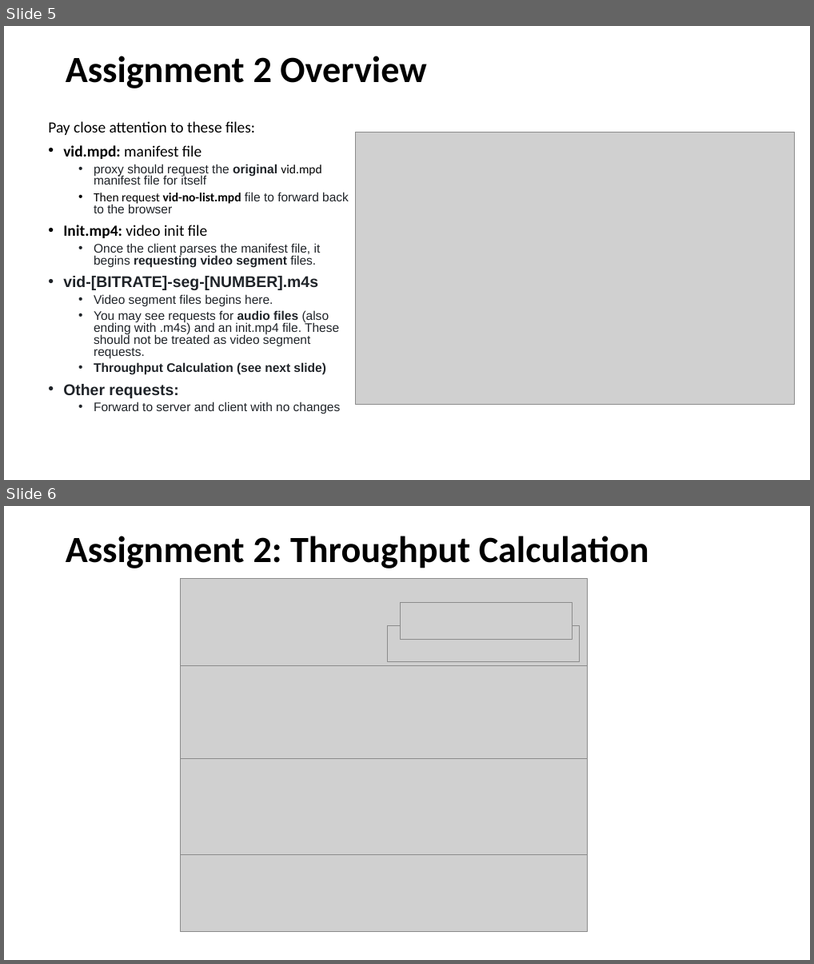
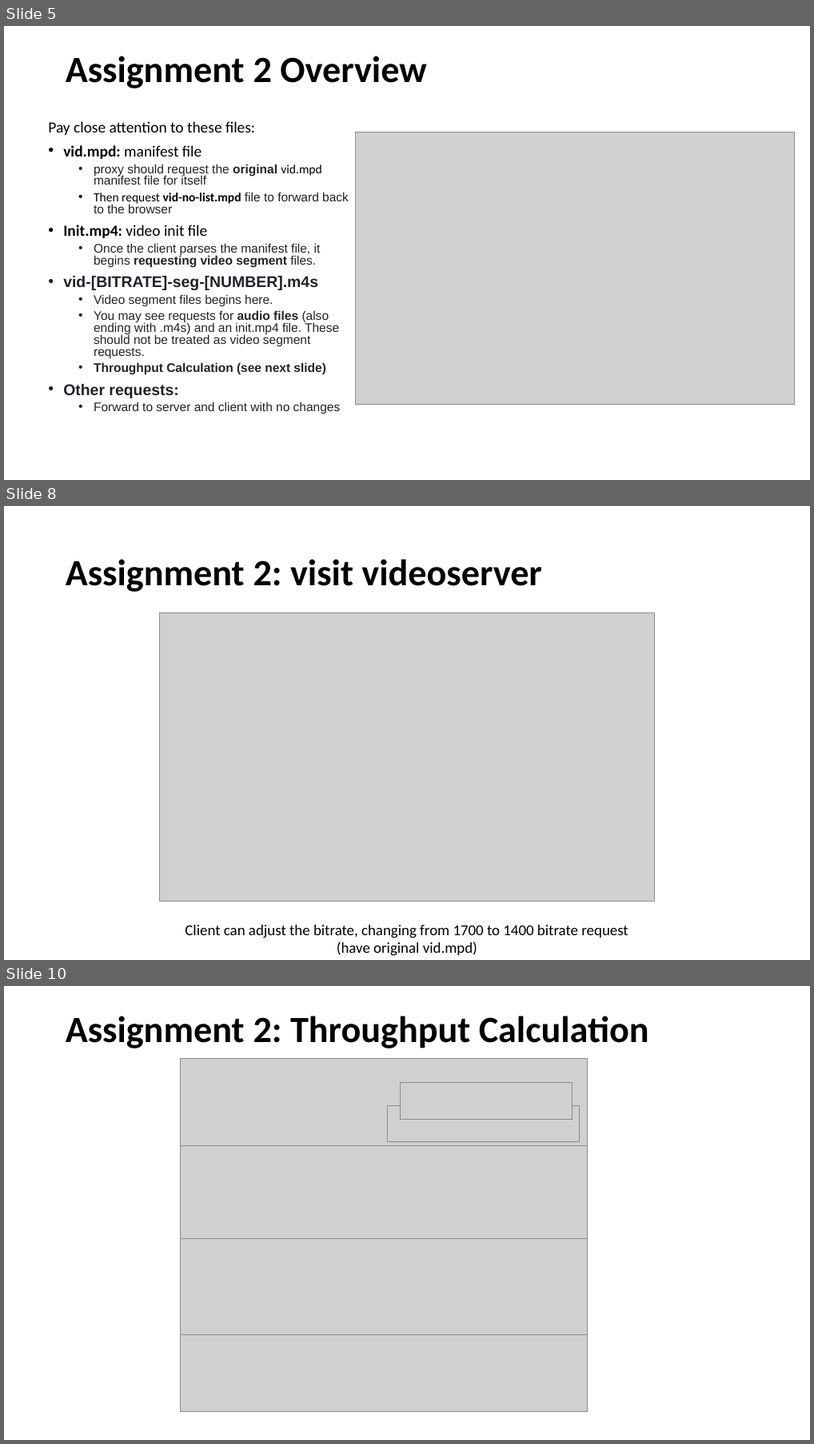
Before and after one commit to henryhxu/CSCI4430-ESTR4120, a slide deck: tutorial/T06/tut06.pptx. Shown one above the other, each under a label of ours: slides 5 and 6 before the commit, slides 5, 8 and 10 after it; the slides between them are not shown. The pictures are 814x964 and 814x1444 pixels, drawn with LibreOffice and Linux fonts; fonts in the diff are those of the drawing; grey boxes stand for pictures. Boxes give left, top, right and bottom in pixels: in the first picture for what was removed or moved away, otherwise in the second. Text is boxed around its words. In the diff, an @@ line names an element or a change of style, - is before the commit and + after.

```diff
--- a/tutorial/T06/tut06.pptx
+++ b/tutorial/T06/tut06.pptx
@@ slide 8 added at bbox=[4, 506, 810, 960], background #FFFFFF @@
@@ title added at bbox=[66, 559, 542, 592], 44 pt, text #000000, bold @@
+Assignment 2: visit videoserver
@@ picture added at bbox=[159, 612, 654, 900] @@
@@ text added at bbox=[185, 924, 628, 956], 18 pt, text #000000 @@
+Client can adjust the bitrate, changing from 1700 to 1400 bitrate request
+(have original vid.mpd)
@@ what was slide 6 is now slide 10 @@
```
Also in this commit, not shown: 1 slide changed, 3 other slides added.
